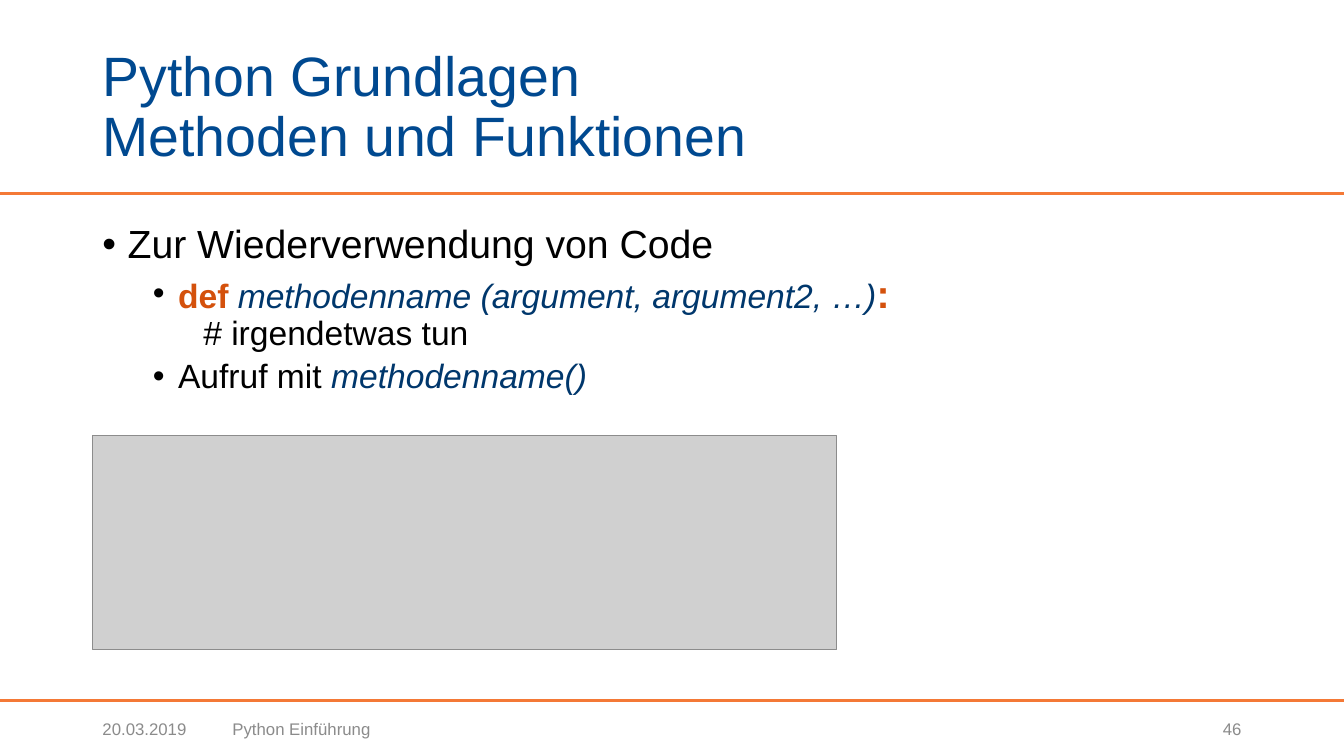
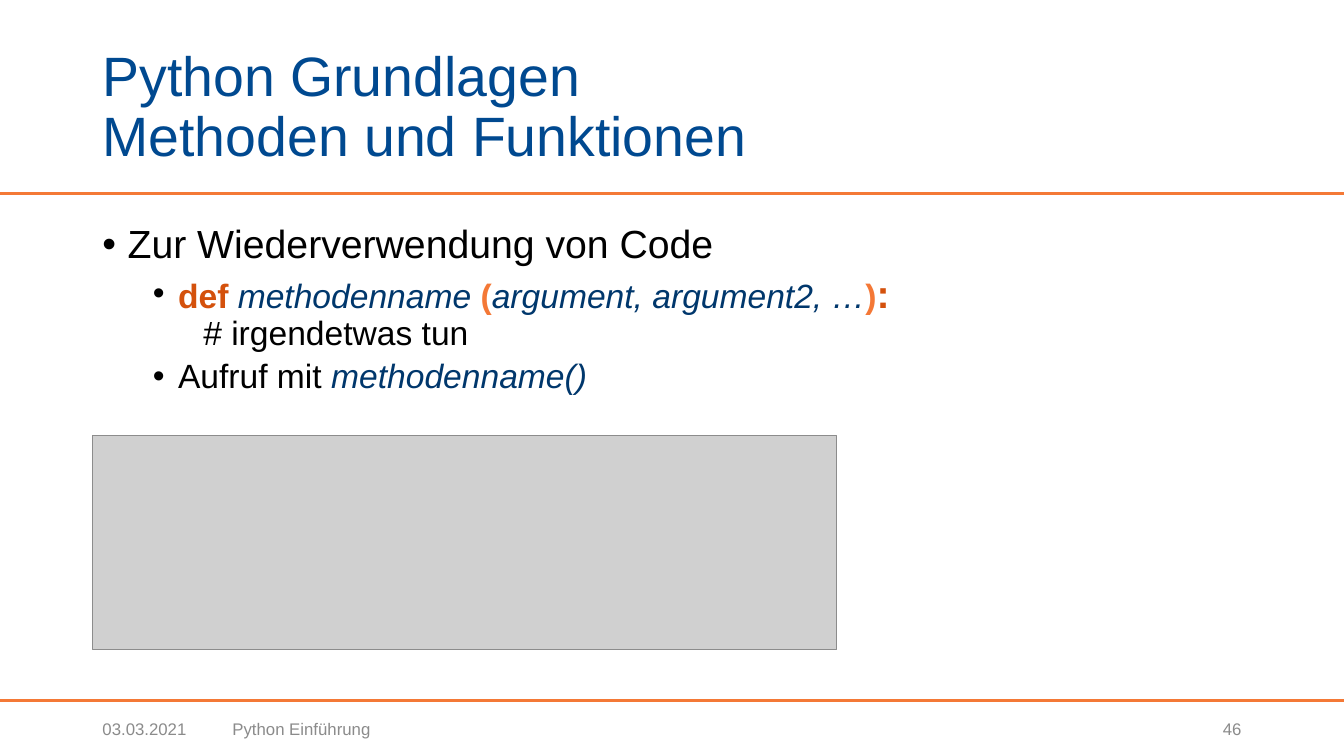
Before and after one commit to BogyMitutoyoCTL/Snake-AI-2021.1, a slide deck: slide 46 of presentation/Python Einführung.pptx. Drawn at 1344x756 pixels with LibreOffice and Linux fonts; fonts in the diff are those of the drawing; grey boxes stand for pictures; background and template pictures are left out. Boxes give left, top, right and bottom in pixels: in the first picture for what was removed or moved away, otherwise in the second. Text is boxed around its words. In the diff, an @@ line names an element or a change of style, - is before the commit and + after.

Commit message:
Kleine Korrekturen an der Python Präsentation

```diff
--- a/presentation/Python Einführung.pptx
+++ b/presentation/Python Einführung.pptx
@@ text at bbox=[178, 283, 822, 352]: text colour #00376C to #F47836, bold on, italic off in "(argument, …):" @@
@@ text at bbox=[102, 723, 186, 735]: text changed @@
-20.03.2019
+03.03.2021
```
Also in this commit, not shown: 58 other slides changed.
